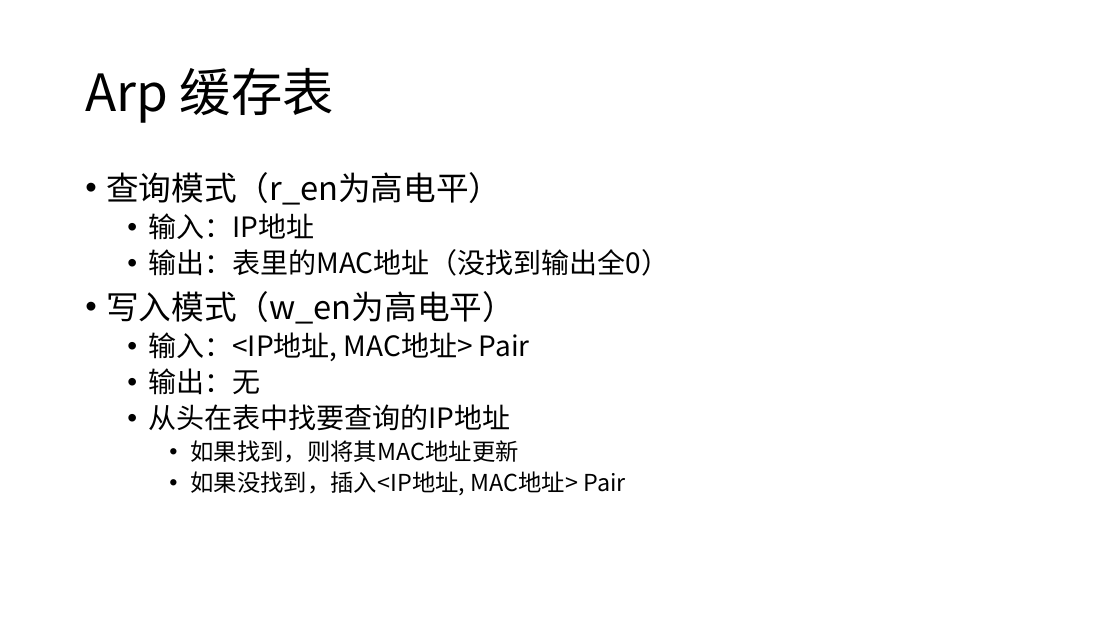
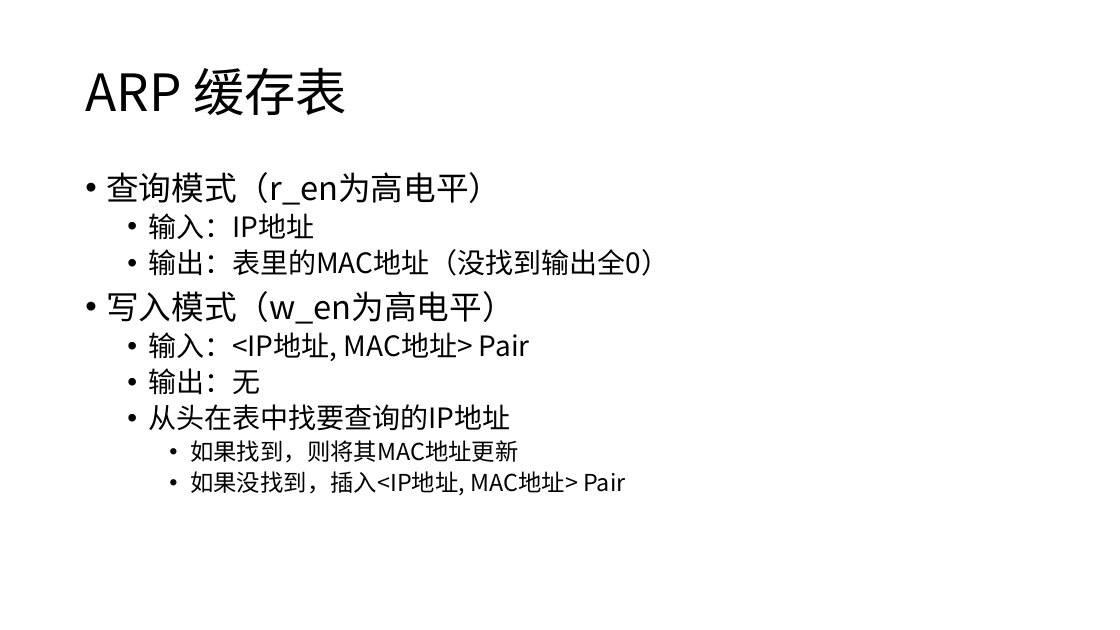
Before and after one commit to Guangxuan-Xiao/FPGA-RV32-Router, a slide deck: slide 1 of ppt/loopback+arp.pptx. Drawn at 1120x630 pixels with LibreOffice and Linux fonts; fonts in the diff are those of the drawing. Boxes give left, top, right and bottom in pixels: in the first picture for what was removed or moved away, otherwise in the second. Text is boxed around its words. In the diff, an @@ line names an element or a change of style, - is before the commit and + after.

```diff
--- a/ppt/loopback+arp.pptx
+++ b/ppt/loopback+arp.pptx
@@ text at box(85, 68, 347, 115): text changed @@
-Arp 缓存表
+ARP 缓存表
```
Also in this commit, not shown: 1 other slide changed, 5 slides added, 3 other files.
